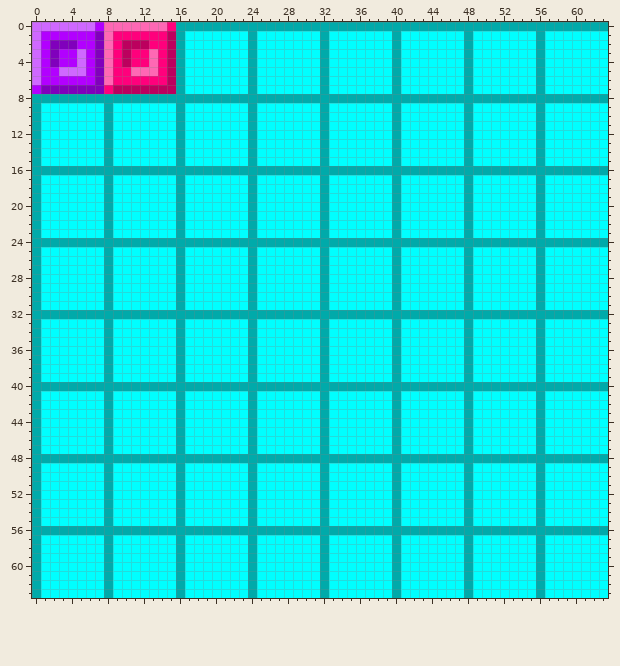
Two states of a pixel-art sprite, assets/map.png. The first picture shows the starting point.
The file is 64x64 pixels.
And afterwards:
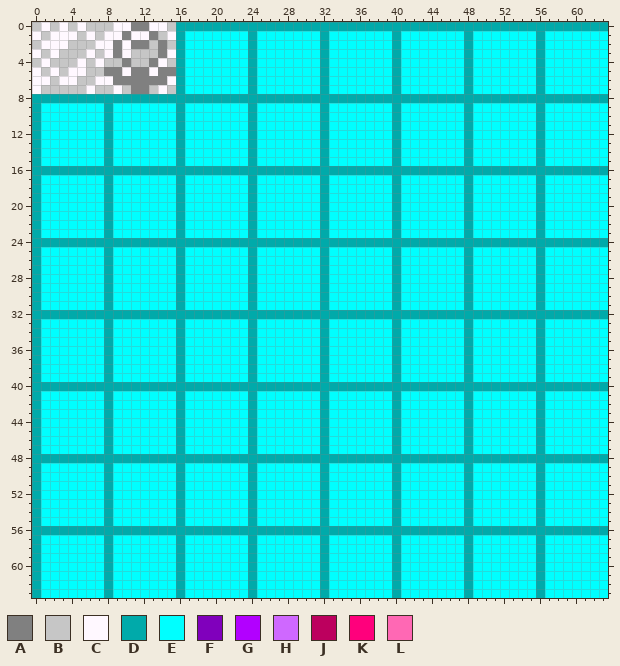
Palette (. is transparent): A #808080  B #c6c6c6  C #fff8ff  D #00aaaa  E #00ffff  F #8000bc  G #b200ff  H #cf68ff  J #bc005e  K #ff007c  L #ff68b4
From old to new:
The edit turns colour J into colour A in row 2 at x 11 to 12; in row 4 at x 10; in row 5 at x 15; in row 7 at x 11 to 12.
The edit turns colour K into colour A in row 1 at x 10 and 13; in rows 2 to 3 at x 9 and 14; in row 5 at x 9 and 14; in row 6 at x 9 to 14.
The edit turns colour L into colour A in row 0 at x 11 to 12; in row 4 at x 13; in row 5 at x 8 and 11 to 12.
The edit turns colour F into colour B in row 1 at x 7; in row 2 at x 4; in row 3 at x 7; in row 4 at x 2; in row 5 at x 7; in row 7 at x 1 to 5 and 7.
The edit turns colour G into colour B in row 0 at x 7; in row 1 at x 1 and 5; in row 2 at x 5 to 6; in row 3 at x 1 and 3 to 4; in row 4 at x 3 to 4 and 6; in row 5 at x 1 and 6.
The edit turns colour G into colour B in row 6 at x 2 and 5 to 6.
The edit turns colour H into colour B in row 0 at x 0, 2, 4 and 6; in row 2 at x 0; in row 3 at x 5; in row 4 at x 0; in row 5 at x 3.
The edit turns colour J into colour B in row 2 at x 15; in row 4 at x 15; in row 7 at x 10, 13 and 15.
The edit turns colour K into colour B in row 0 at x 15; in row 1 at x 14; in row 2 at x 13; in row 3 at x 11 to 12; in row 4 at x 9 and 11 to 12; in row 7 at x 8.
The edit turns colour L into colour B in row 0 at x 8; in row 3 at x 13; in row 4 at x 8.
The edit turns colour F into colour C in row 2 at x 2 to 3 and 7; in row 3 at x 2; in row 4 at x 7; in row 6 at x 7; in row 7 at x 6.
The edit turns colour G into colour C in row 1 at x 2 to 4 and 6; in row 2 at x 1; in row 3 at x 6; in row 4 at x 1; in row 5 at x 2; in row 6 at x 1 and 3 to 4.
The edit turns colour G into colour C in row 7 at x 0.
The edit turns colour H into colour C in row 0 at x 1, 3 and 5; in row 1 at x 0; in row 3 at x 0; in row 4 at x 5; in row 5 at x 0 and 4 to 5; in row 6 at x 0.
The edit turns colour J into colour C in row 1 at x 15; in row 2 at x 10; in row 3 at x 10 and 15; in row 6 at x 15; in row 7 at x 9 and 14.
The edit turns colour K into colour C in row 1 at x 9 and 11 to 12; in row 4 at x 14; in row 5 at x 10.
The edit turns colour L into colour C in row 0 at x 9 to 10 and 13 to 14; in rows 1 to 3 at x 8; in row 5 at x 13; in row 6 at x 8.
Changed places in both pictures, as pixel boxes (x1, y1, x2, y2):
changed: (32, 22, 176, 94)
